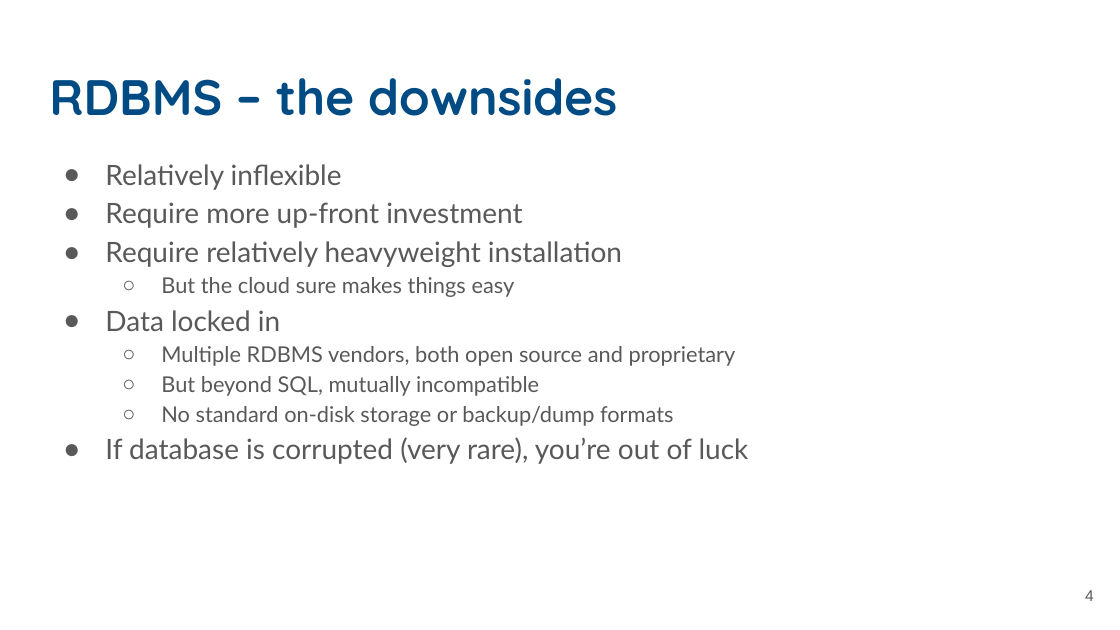
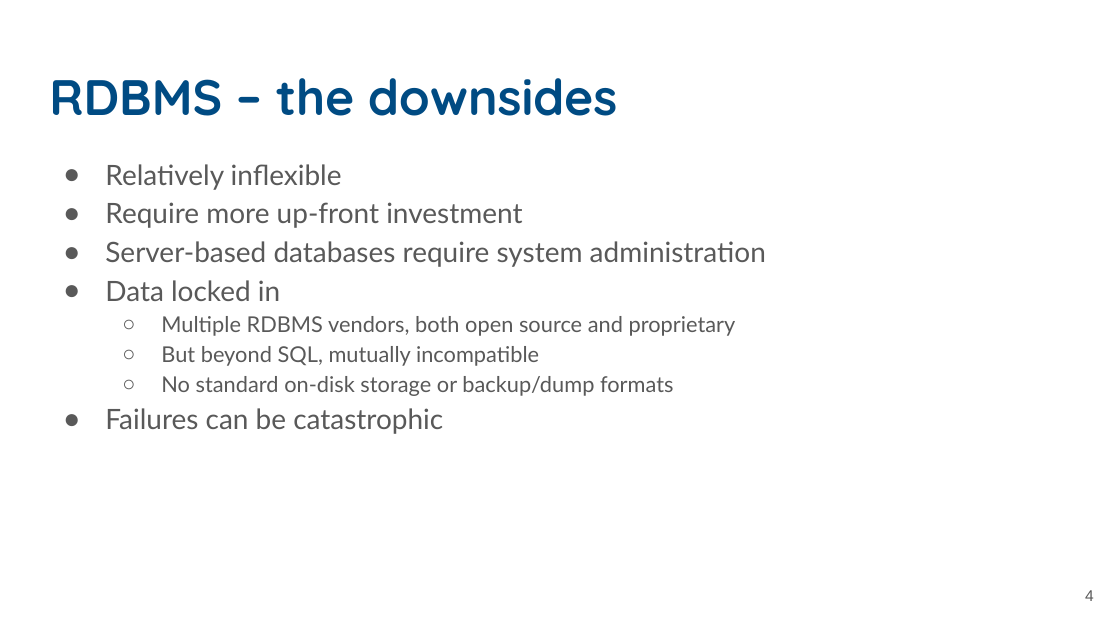
Before and after one commit to UCSB-Library-Research-Data-Services/bren-eds213, a slide deck: slide 4 of modules/week01/slides-01.pptx. Drawn at 1120x630 pixels with LibreOffice and Linux fonts; fonts in the diff are those of the drawing. Boxes give left, top, right and bottom in pixels: in the first picture for what was removed or moved away, otherwise in the second. Text is boxed around its words. In the diff, an @@ line names an element or a change of style, - is before the commit and + after.

Commit message:
Update day 1 slides

```diff
--- a/modules/week01/slides-01.pptx
+++ b/modules/week01/slides-01.pptx
@@ text at (x1=105, y1=241, x2=766, y2=267): text changed @@
-● Require relatively heavyweight installation
-  ○ But the cloud sure makes things easy
+● Server-based databases require system administration
@@ text at (x1=105, y1=408, x2=443, y2=434): text changed @@
-● If database is corrupted (very rare), you’re out of luck
+● Failures can be catastrophic
```
Also in this commit, not shown: 10 other slides changed, 1 slide added.
